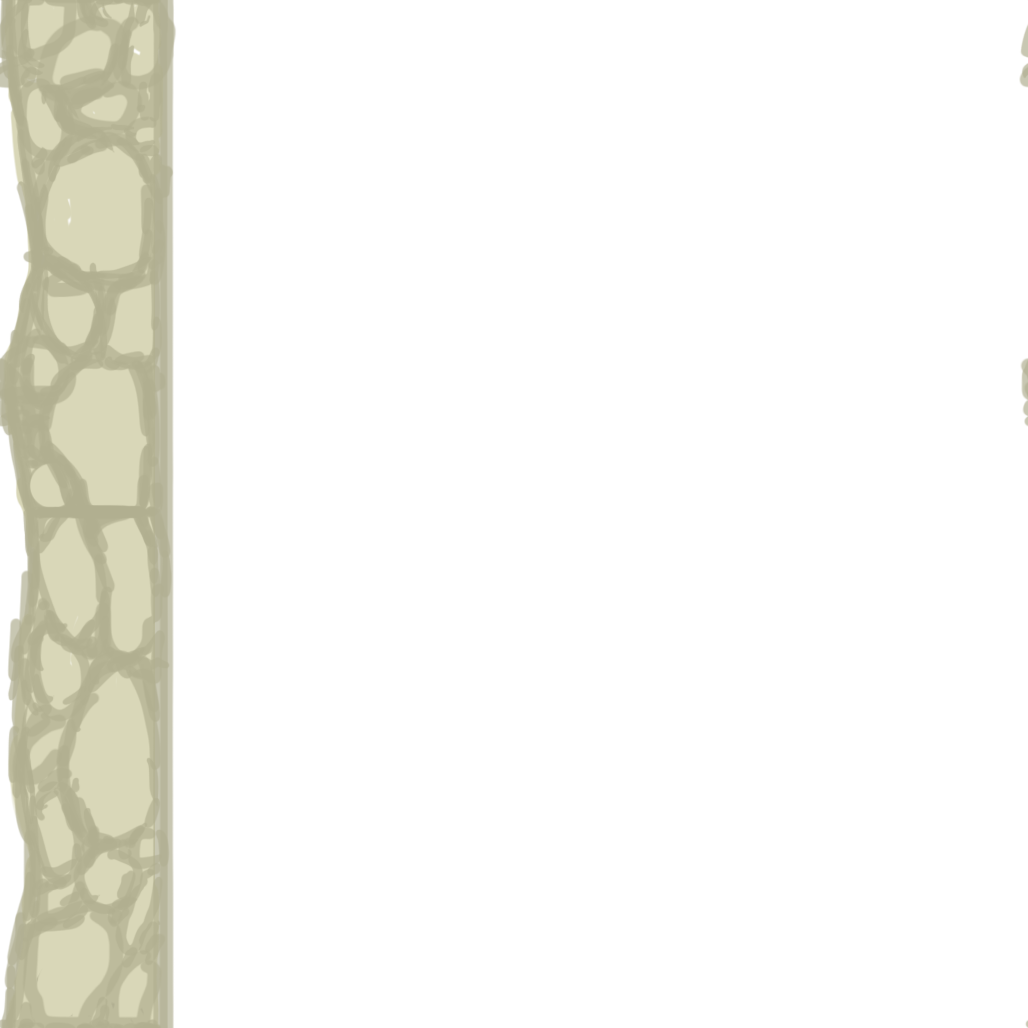
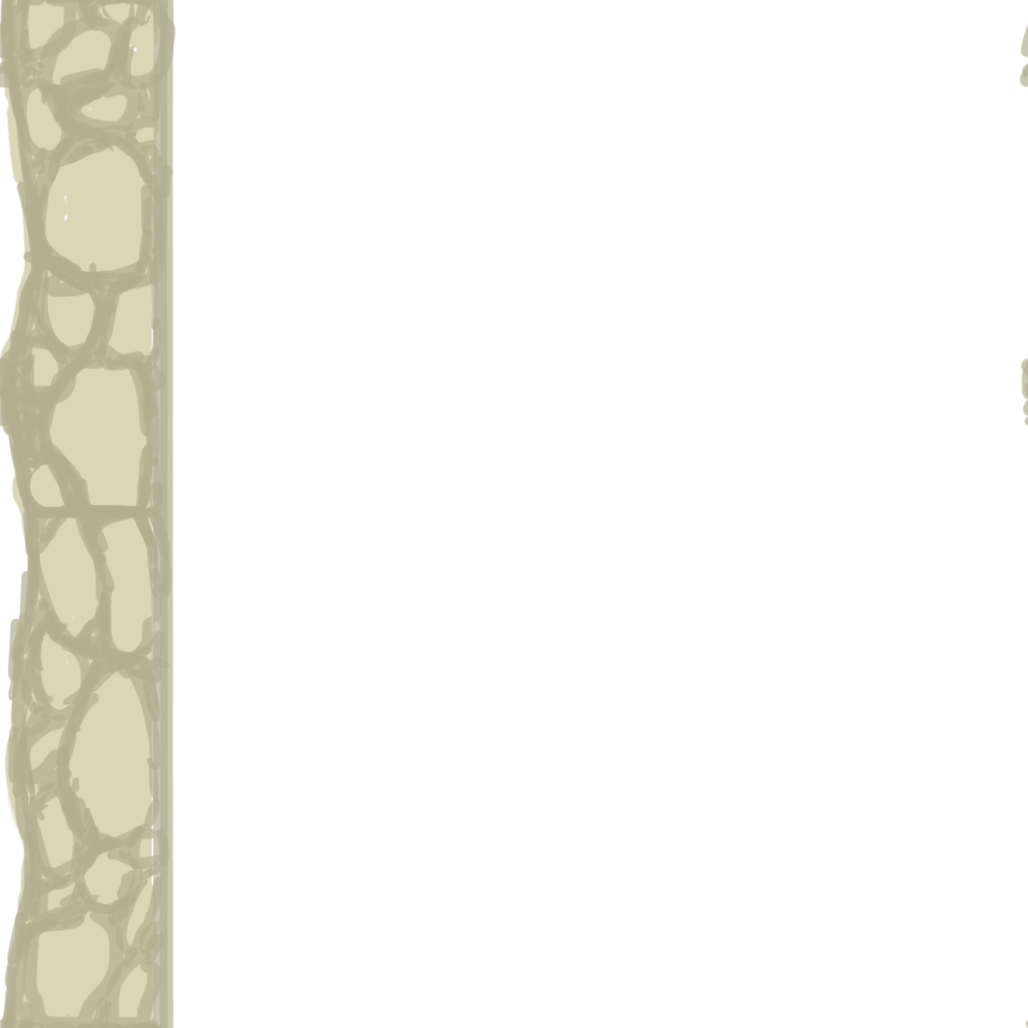
Two versions of the same layered image (1028x1028). Layer-by-layer changes:
painted on "Layer 2" over (x1=0, y1=0, x2=163, y2=1028)
